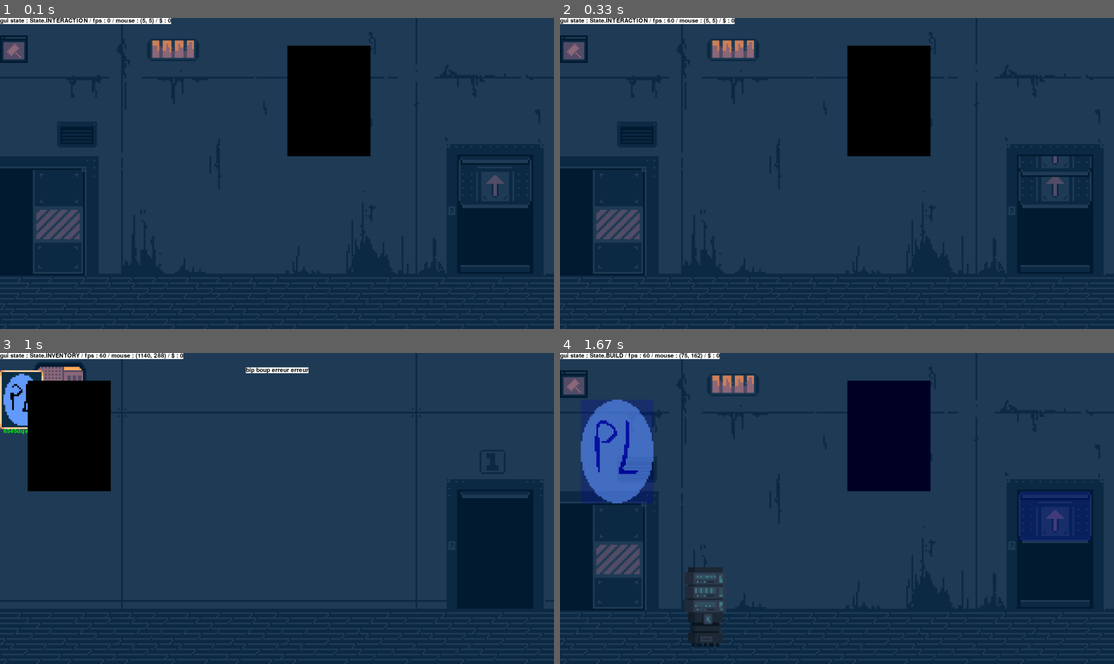
Above: before the commit, frames 1-4 (two rows, left to right).
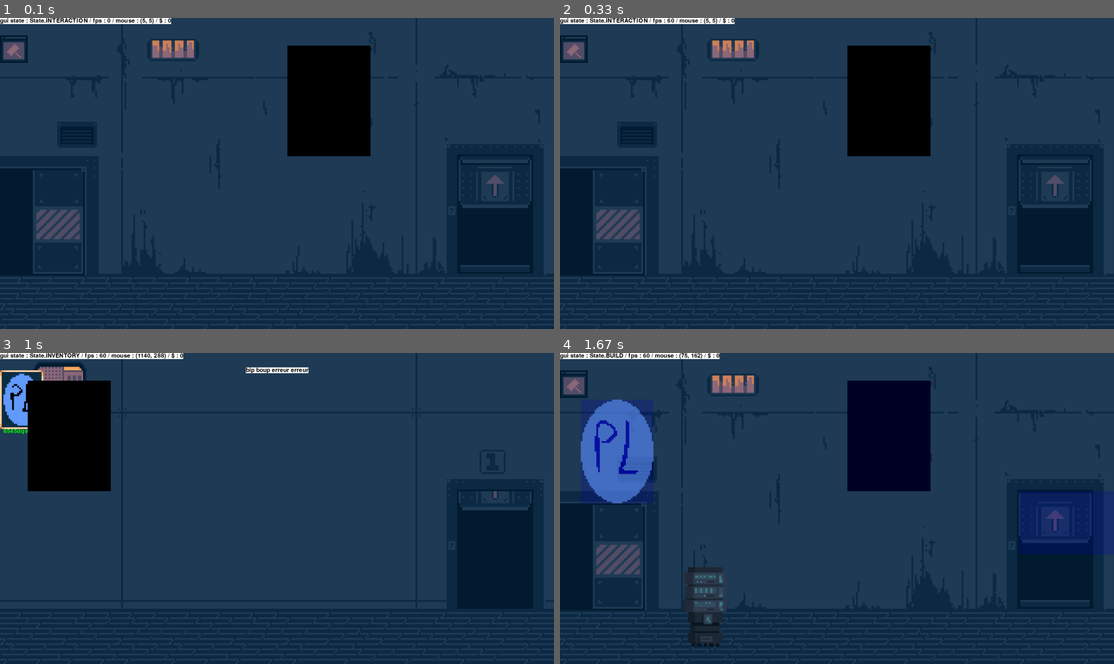
Above: after the commit, the same moments.

Repository: PouchyCorp/TrophNSI
Game: pygame game, started from sources/main.py
Same seed, same stepped clock (60 frames per second), same inputs: the game is played once before the commit and once after it.
Inputs (mouse positions are in pixels of both pictures, inside the frame that each line leads up to):
- Up to frame 1 (0.1 s): no input
- Up to frame 2 (0.33 s): no input
- Up to frame 3 (1 s): click (326, 436) at 0.38 s; hold Up from 0.67 s (still down); tap Space at 0.73 s; tap B at 0.82 s
- Up to frame 4 (1.67 s): tap Space at 1.03, 1.23 s; release Up at 1.13 s; hold Down 1.17-1.47 s; click (582, 399) at 1.55 s

Frame 1 is identical in both runs. In frame 2, less than 0.1% of the frame differs, in the area x 82-96%, y 44-52%; in frame 3, 0.3%; in frame 4, 0.9%, in the area x 24-99%, y 44-83%.

Commit message:
tres gros refact des placeable

Diff:
--- a/sources/main.py
+++ b/sources/main.py
@@ -48,16 +48,8 @@
 
 # test hivemind
 hivemind = Hivemind(60, 600)
-spritesheet = Spritesheet(sprite.SPRITESHEET_TEST, (48*6, 48*6))
-anim = Animation(spritesheet, 0, 7)
-
-
-spritesheet = Spritesheet(sprite.SPRITESHEET_HAUT, (42*6, 29*6))
-anim_haut = Animation(spritesheet, 0, 18)
-
-
-spritesheet = Spritesheet(sprite.SPRITESHEET_BAS, (42*6, 29*6))
-anim_bas = Animation(spritesheet, 0, 9)
+anim = Animation(sprite.SPRITESHEET_BOT, 0, 7)
+anim_porte = Animation(sprite.SPRITESHEET_PORTE, 0, 20)
 
 inventory: Inventory = Inventory()
 inventory.inv.append(Placeable('6545dqw231',Coord(1,(121,50)), sprite.P3))
@@ -199,24 +191,9 @@
         #print(TIMER.timers)
 
 
-        # anim:
-        for placeable in current_room.placed:
-
-                placeable.update_anim()
-
-
         for placeable in current_room.placed:
             if placeable.rect.collidepoint(mouse_pos.xy):
                 color = (150, 150, 255) if not gui_state == State.DESTRUCTION else (255, 0, 0)
-
-                if placeable.name == "R2_stairs" or placeable.name == 'R1_stairs':
-                    anim_bas.reset_frame()
-                    R2_stairs.anim = anim_haut
-                    R1_stairs.anim = anim_haut
-                else:
-                    anim_haut.reset_frame()
-                    R2_stairs.anim = anim_bas.copy()
-                    R1_stairs.anim = anim_bas.copy()
 
                 placeable.draw_outline(WIN, color)
 
--- a/sources/objects/anim.py
+++ b/sources/objects/anim.py
@@ -28,7 +28,7 @@
         if self.img_index == self.length and self.repeat:
             self.img_index = 0
 
-        if self.__speed_incr >= self.speed and self.img_index + 1 != self.length:
+        if self.__speed_incr >= self.speed and self.img_index != self.length:
             self.img_index += 1
             self.__speed_incr = 0
         else:
--- a/sources/objects/bot.py
+++ b/sources/objects/bot.py
@@ -120,8 +120,8 @@
         self.move_dir = "RIGHT"
         self.surf = choice([sprite.P4,sprite.P5]).copy()
 
-        spritesheet = Spritesheet(sprite.SPRITESHEET_TEST, (48*6, 48*6))
-        anim = Animation(spritesheet, 0, 7)
+
+        anim = Animation(sprite.SPRITESHEET_BOT, 0, 7)
         self.anim_idle = anim
 
         self.door_x = 1716
--- a/sources/objects/placeable.py
+++ b/sources/objects/placeable.py
@@ -33,12 +33,10 @@
         self.y_constraint = y_constraint
         self.placed = False
 
-    def draw(self,win):
-        win.blit(self.surf,self.rect)
-
-    def update_anim(self):
+    def get_blit_args(self):
         if self.anim:
             self.surf = self.anim.get_frame()
+        return self.surf, self.rect
 
     def reset_anim(self):
         self.surf = self.anim.reset_frame()
--- /dev/null
+++ b/sources/objects/placeablesubclass.py
@@ -0,0 +1,20 @@
+from placeable import Placeable
+import sprite
+from anim import Animation
+
+class Door(Placeable):
+    def __init__(self, name, coord, surf, tag = None):
+        super().__init__(name, coord, surf, tag)
+        self.is_open = False
+        self.anim_close = Animation(sprite.SPRITESHEET_BAS, 0, 18, 4, False)
+        self.anim_open = Animation(sprite.SPRITESHEET_HAUT, 0, 9, 4, False)
+
+    def get_blit_args(self):
+        if self.is_open:
+            self.anim_close.reset_frame()
+            self.surf = self.anim_open.get_frame()
+        else:
+            self.anim_open.reset_frame()
+            self.surf = self.anim_close.get_frame()
+
+        return self.surf, self.rect
--- a/sources/objects/room.py
+++ b/sources/objects/room.py
@@ -27,7 +27,7 @@
     """
     def draw_placed(self, win):
         #map(self.check_coords, self.placed)
-        win.blits([(placeable.surf, placeable.coord.xy) for placeable in self.placed])
+        win.blits([placeable.get_blit_args() for placeable in self.placed])
 
 # tests
 if __name__ == '__main__':
--- a/sources/objects/sprite.py
+++ b/sources/objects/sprite.py
@@ -1,4 +1,5 @@
 from pygame import image, Surface, transform, SRCALPHA, BLEND_RGBA_MAX
+import anim
 
 def load_image(path : str):
     sprite = image.load(path)
@@ -90,15 +91,15 @@
 
 CHIP = load_image('data/chip.png')
 
-SPRITESHEET_TEST = load_image('data/test_robot.png')
+SPRITESHEET_BOT = anim.Spritesheet(load_image('data/test_robot.png'), (48*6, 48*6))
 
-SPRTESHEET_PORTE = load_image('data/prte_anim.png')
+SPRITESHEET_PORTE = anim.Spritesheet(load_image('data/prte_anim.png'),(60*20,60*20))
 
 SPRITESHEET_PORTE_HAUT = load_image('data/prt_anim_haut.png')
 
-SPRITESHEET_HAUT = load_image("data/prt_haut.png")
+SPRITESHEET_HAUT = anim.Spritesheet(load_image("data/prt_haut.png"), (42*6, 29*6))
 
-SPRITESHEET_BAS = load_image("data/prt_bas.png")
+SPRITESHEET_BAS = anim.Spritesheet(load_image("data/prt_bas.png"), (42*6, 29*6))
 
 PATTERN_1 = load_image('data/pattern_storage/pattern_test.png')
 
--- a/sources/room_config.py
+++ b/sources/room_config.py
@@ -4,9 +4,7 @@
 import objects.sprite as sprite
 from pygame import Surface,image,transform
 from objects.anim import Spritesheet,Animation
-
-spritesheet = Spritesheet(sprite.SPRITESHEET_BAS, (42*6, 29*6))
-anim_prt = Animation(spritesheet, 0, 9,4)
+import objects.placeablesubclass as subplaceable
 
 #R0
 R0 = Room(0,sprite.BG2)
@@ -16,7 +14,7 @@
 R1 = Room(1,sprite.BG1)
 #test_place = Placeable("test",Coord(1,(200,200)), Surface((180,180)))
 test_canva = Placeable('test_canva', Coord(1,(1000,100)), Surface((48*6,64*6)), "decoration")
-R1_stairs = Placeable('R1_stairs', Coord(1,(1594,485)), Surface((335,220)),anim = anim_prt)
+R1_stairs = subplaceable.Door('R1_stairs', Coord(1,(1594,485)), Surface((335,220)))
 R1.placed.append(test_canva)
 R1.placed.append(R1_stairs)
 R1.blacklist.append(R1_stairs)
@@ -24,7 +22,7 @@
 
 #R2
 R2 = Room(2,sprite.BG3)
-R2_stairs = Placeable('R2_stairs', Coord(2,(1594,485)), Surface((335,220)),anim = anim_prt)
+R2_stairs = subplaceable.Door('R2_stairs', Coord(2,(1594,485)), Surface((335,220)))
 test_canva = Placeable('test_canva', Coord(2,(100,100)), Surface((48*6,64*6)), "decoration")
 
 R2.placed.append(test_canva)
